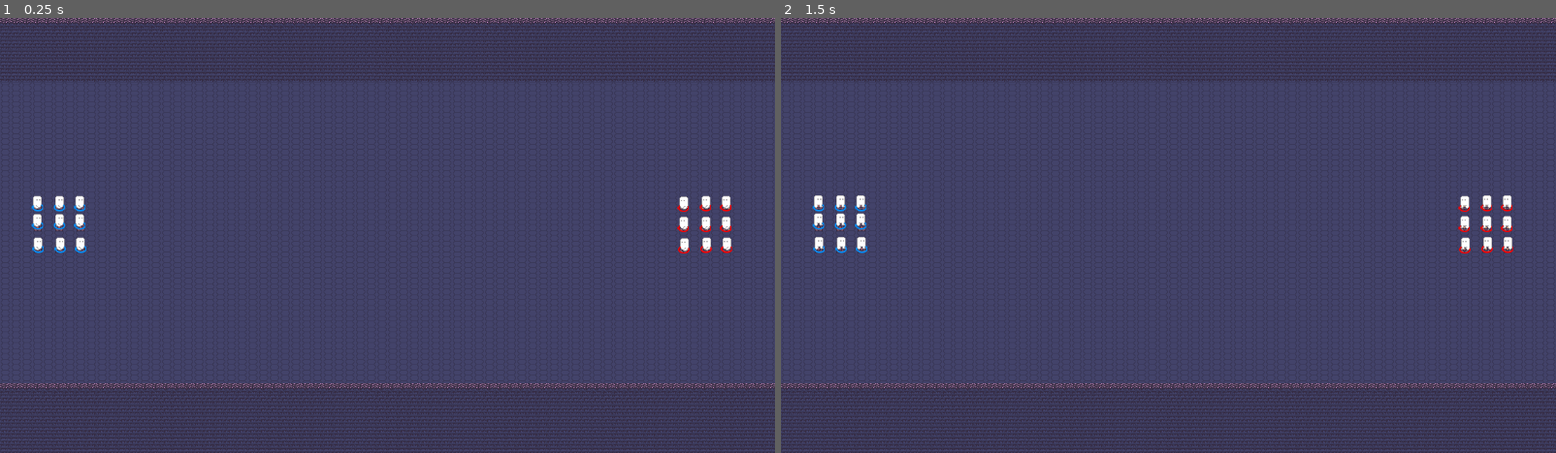
Above: before the commit, frames 1-2 (left to right).
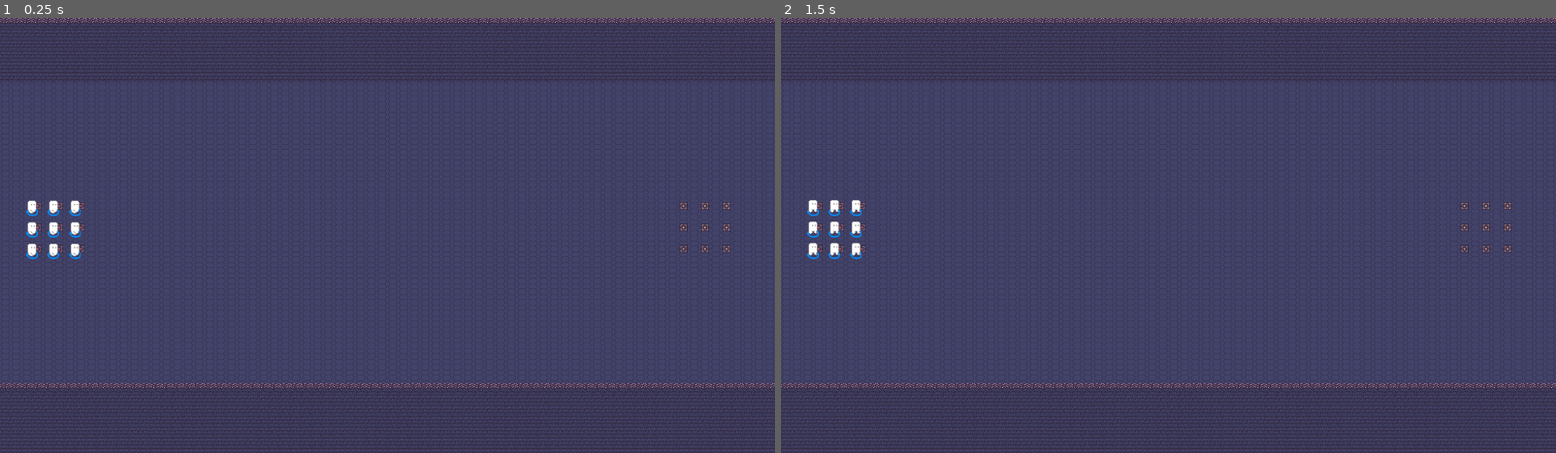
Above: after the commit, the same moments.

Repository: FontysRyan/PizzaProject1St2
Game: Godot game, scene res://Scenes/Combat test/TestScene_Combat.tscn
The game is run twice, just before and just after one commit, with the same random seed, the same clock (stepped at 60 frames per second) and the same inputs. This scene is started directly instead of the project's main scene.
Inputs (mouse positions are in pixels of both pictures, inside the frame that each line leads up to):
- Up to frame 1 (0.25 s): no input
- Up to frame 2 (1.5 s): tap Enter at 0.5 s; move the mouse to (1339, 213) at 0.52 s; click (1339, 213) at 0.67 s; drag from (1013, 257) to (819, 200) at 1.27 s

The runs differ from the first frame. In frame 1, 1.0% of the frame differs, in the area x 3-95%, y 40-56%; in frame 2, 1.0%.

Commit message:
Add UnitSpawner and update Archer and combat scenes
Introduced UnitSpawner.gd script and integrated it into the combat test scene. Updated Archer.tres with new type and description fields. Adjusted TestScene_Combat.tscn and Unit.tscn to support the new spawner and improved unit handling. Modified test_unit.gd for compatibility with these changes.

Diff:
--- a/Resources/units/Archer.tres
+++ b/Resources/units/Archer.tres
@@ -4,14 +4,6 @@
 
 [resource]
 script = ExtResource("1_8uu6i")
-type = ""
-description = ""
-max_hp = 25.0
-attack_speed = 2.0
-attack_amount = 1
-movement_speed = 5.0
-damage = 10.0
-crit_chance = 25.0
-crit_modifier = 50.0
-range = 50.0
+type = "ranged"
+description = "weaker unit but shoots arrows faster"
 metadata/_custom_type_script = "uid://oi7bff77l8v2"
--- a/Scenes/Combat test/TestScene_Combat.tscn
+++ b/Scenes/Combat test/TestScene_Combat.tscn
@@ -1,7 +1,8 @@
-[gd_scene load_steps=5 format=4 uid="uid://bya7bnuwsrh0r"]
+[gd_scene load_steps=6 format=4 uid="uid://bya7bnuwsrh0r"]
 
 [ext_resource type="Texture2D" uid="uid://ctoyrv73phs4e" path="res://Scenes/Combat test/S1P5_game_Tilemap1_dungeon.png" id="1_fx8as"]
-[ext_resource type="PackedScene" uid="uid://bw7kjd8cye6tv" path="res://Scenes/Combat test/Unit.tscn" id="2_ewyk4"]
+[ext_resource type="Script" uid="uid://l2su46g4ecrn" path="res://Scenes/Combat test/UnitSpawner.gd" id="2_ewyk4"]
+[ext_resource type="PackedScene" uid="uid://bw7kjd8cye6tv" path="res://Scenes/Combat test/Unit.tscn" id="3_xycmw"]
 
 [sub_resource type="TileSetAtlasSource" id="TileSetAtlasSource_fx8as"]
 texture = ExtResource("1_fx8as")
@@ -64,69 +65,33 @@
 tile_map_data = PackedByteArray("AAAAAAAAAgAGAAAAAAAAAAEAAgAGAAEAAAAAAAIAAgAGAAEAAAAAAAMAAgAGAAEAAAAAAAQAAgAGAAEAAAAAAA …(47152 unchanged characters)…
 tile_set = SubResource("TileSet_xycmw")
 
-[node name="Units" type="Node" parent="."]
+[node name="Node" type="Node" parent="."]
+script = ExtResource("2_ewyk4")
+unit_scene = ExtResource("3_xycmw")
 
-[node name="Unit" parent="Units" instance=ExtResource("2_ewyk4")]
-position = Vector2(64, 273)
+[node name="Tile0" type="Marker2D" parent="Node"]
+position = Vector2(56, 280)
 
-[node name="Unit2" parent="Units" instance=ExtResource("2_ewyk4")]
-position = Vector2(97, 273)
+[node name="Tile1" type="Marker2D" parent="Node"]
+position = Vector2(88, 280)
 
-[node name="Unit3" parent="Units" instance=ExtResource("2_ewyk4")]
-position = Vector2(127, 273)
+[node name="Tile2" type="Marker2D" parent="Node"]
+position = Vector2(120, 280)
 
-[node name="Unit4" parent="Units" instance=ExtResource("2_ewyk4")]
-position = Vector2(64, 300)
+[node name="Tile3" type="Marker2D" parent="Node"]
+position = Vector2(56, 312)
 
-[node name="Unit5" parent="Units" instance=ExtResource("2_ewyk4")]
-position = Vector2(97, 300)
+[node name="Tile4" type="Marker2D" parent="Node"]
+position = Vector2(88, 312)
 
-[node name="Unit6" parent="Units" instance=ExtResource("2_ewyk4")]
-position = Vector2(127, 300)
+[node name="Tile5" type="Marker2D" parent="Node"]
+position = Vector2(120, 312)
 
-[node name="Unit7" parent="Units" instance=ExtResource("2_ewyk4")]
-position = Vector2(65, 335)
+[node name="Tile6" type="Marker2D" parent="Node"]
+position = Vector2(56, 344)
 
-[node name="Unit8" parent="Units" instance=ExtResource("2_ewyk4")]
-position = Vector2(98, 335)
+[node name="Tile7" type="Marker2D" parent="Node"]
+position = Vector2(88, 344)
 
-[node name="Unit9" parent="Units" instance=ExtResource("2_ewyk4")]
-position = Vector2(128, 335)
-
-[node name="Units2" type="Node" parent="."]
-
-[node name="Unit" parent="Units2" instance=ExtResource("2_ewyk4")]
-position = Vector2(1008, 274)
-faction = 2
-
-[node name="Unit2" parent="Units2" instance=ExtResource("2_ewyk4")]
-position = Vector2(1041, 273)
-faction = 2
-
-[node name="Unit3" parent="Units2" instance=ExtResource("2_ewyk4")]
-position = Vector2(1071, 273)
-faction = 2
-
-[node name="Unit4" parent="Units2" instance=ExtResource("2_ewyk4")]
-position = Vector2(1008, 304)
-faction = 2
-
-[node name="Unit5" parent="Units2" instance=ExtResource("2_ewyk4")]
-position = Vector2(1041, 304)
-faction = 2
-
-[node name="Unit6" parent="Units2" instance=ExtResource("2_ewyk4")]
-position = Vector2(1071, 304)
-faction = 2
-
-[node name="Unit7" parent="Units2" instance=ExtResource("2_ewyk4")]
-position = Vector2(1009, 336)
-faction = 2
-
-[node name="Unit8" parent="Units2" instance=ExtResource("2_ewyk4")]
-position = Vector2(1042, 335)
-faction = 2
-
-[node name="Unit9" parent="Units2" instance=ExtResource("2_ewyk4")]
-position = Vector2(1072, 335)
-faction = 2
+[node name="Tile8" type="Marker2D" parent="Node"]
+position = Vector2(120, 344)
--- a/Scenes/Combat test/Unit.tscn
+++ b/Scenes/Combat test/Unit.tscn
@@ -67,7 +67,7 @@
 shape = SubResource("RectangleShape2D_myk75")
 
 [node name="Marker2D" type="Marker2D" parent="."]
-position = Vector2(24, 0)
+position = Vector2(10, 0)
 
 [node name="faction_Ring1" type="Sprite2D" parent="."]
 modulate = Color(0, 0.5686275, 1, 1)
--- /dev/null
+++ b/Scenes/Combat test/UnitSpawner.gd
@@ -0,0 +1,11 @@
+extends Node
+
+@export var unit_scene: PackedScene
+func _ready():
+	var spawn_points = get_children()
+	for marker in spawn_points:
+		if marker is Marker2D:
+			print(marker.name, marker.global_position)
+			var unit = unit_scene.instantiate()
+			unit.global_position = marker.global_position
+			add_child(unit)
--- a/Scenes/Combat test/test_unit.gd
+++ b/Scenes/Combat test/test_unit.gd
@@ -2,11 +2,18 @@
 
 enum Faction { FRIENDLY = 1, ENEMY = 2 }
 @export var faction: Faction = Faction.FRIENDLY
+@export var stats: UnitStats #script
+#stats is empty i need to load the unit stat into it
+
 
 func _ready():
+	if stats == null:
+		stats = load("res://Resources/units/Archer.tres") as UnitStats
+	print(stats.description)
 	var sprite: AnimatedSprite2D = $AnimatedSprite2D
 	var ring1: Sprite2D = $faction_Ring1
 	var ring2: Sprite2D = $faction_Ring2
+
 
 	# Flip the unit if it's an enemy
 	sprite.flip_h = (faction == Faction.ENEMY)
Not shown, added: Scenes/Combat test/UnitSpawner.gd.uid
